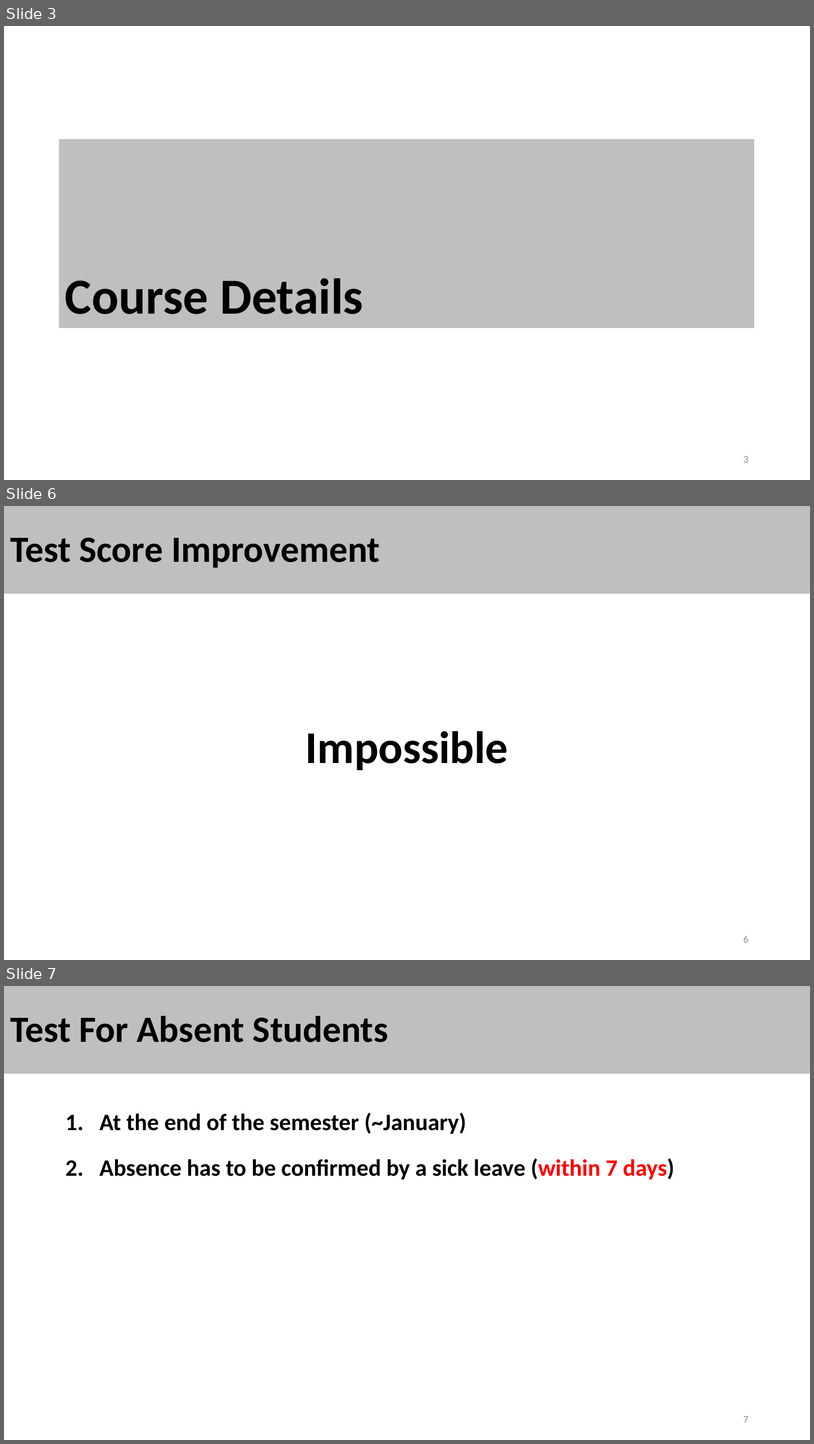
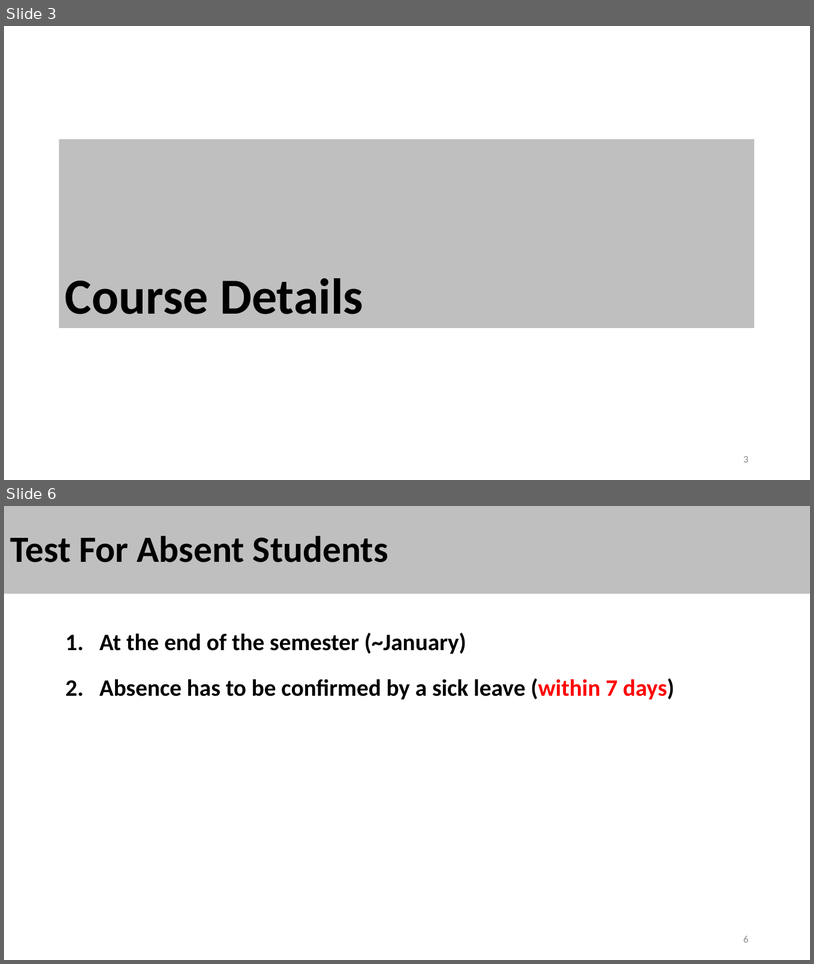
Before and after one commit to stalj/data-notations, a slide deck: 01-CourseIntroduction/CourseIntroduction.pptx. Shown one above the other, each under a label of ours: slides 3, 6 and 7 before the commit, slides 3 and 6 after it; the slides between them are not shown. The pictures are 814x1444 and 814x964 pixels, drawn with LibreOffice and Linux fonts; fonts in the diff are those of the drawing. Boxes give left, top, right and bottom in pixels: in the first picture for what was removed or moved away, otherwise in the second. Text is boxed around its words. In the diff, an @@ line names an element or a change of style, - is before the commit and + after.

```diff
--- a/01-CourseIntroduction/CourseIntroduction.pptx
+++ b/01-CourseIntroduction/CourseIntroduction.pptx
@@ slide 6 removed at (x1=4, y1=506, x2=810, y2=960), background #FFFFFF @@
@@ title removed at (x1=4, y1=506, x2=810, y2=594) @@
-Test Score Improvement
@@ text removed at (x1=305, y1=731, x2=508, y2=770) @@
-Impossible
@@ page number removed at (x1=744, y1=936, x2=749, y2=942) @@
-6
@@ what was slide 7 is now slide 6 @@
@@ page number at (x1=744, y1=936, x2=749, y2=942): text changed @@
-7
+6
```
Also in this commit, not shown: 2 slides changed.
